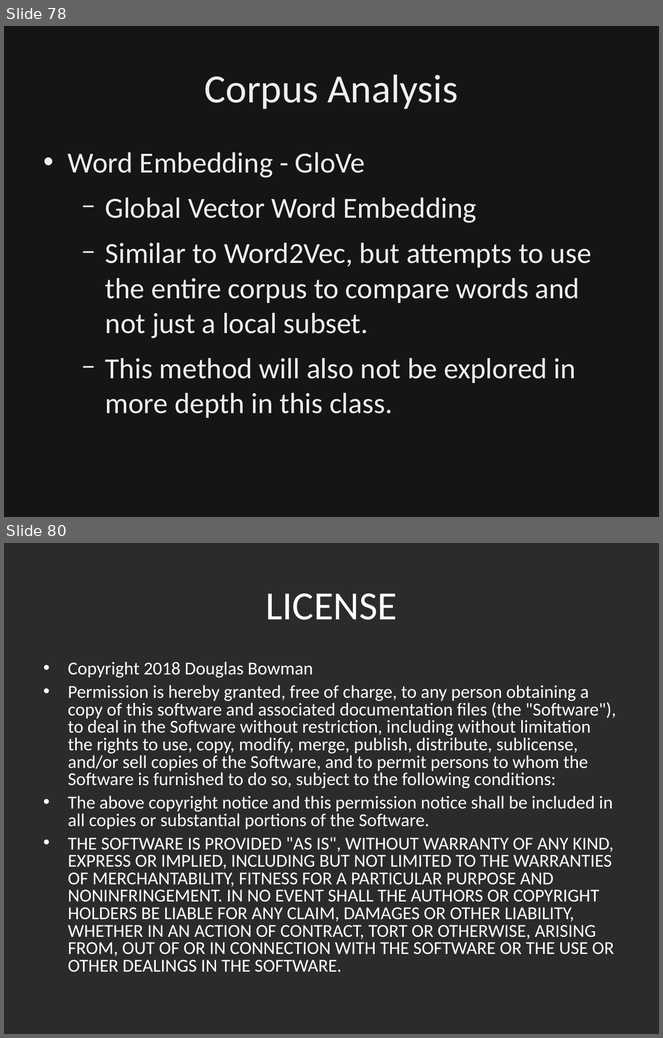
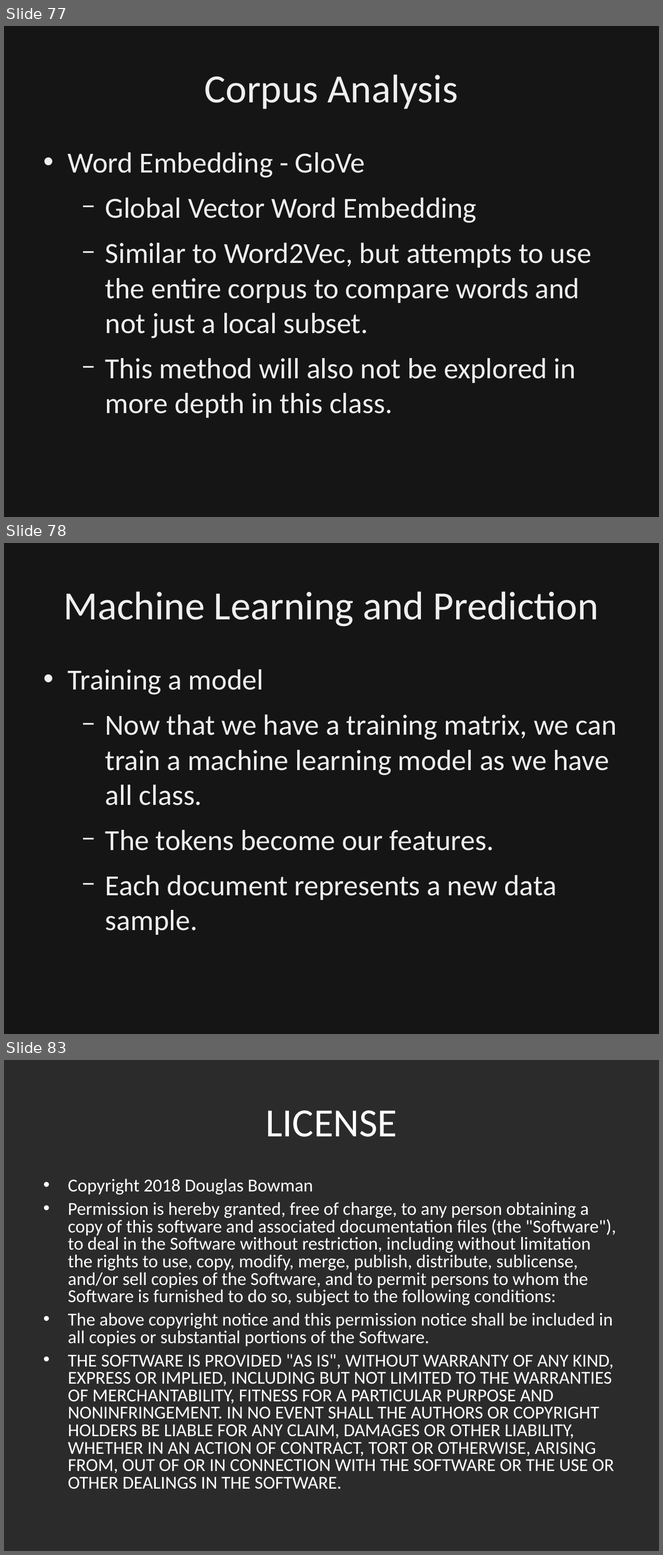
Before and after one commit to dbowmans46/PracticalProgramming, a slide deck: Session 7 - Python/Instructional Material/Session 7 - Python Brief Intro to NLP.odp. Shown one above the other, each under a label of ours: slides 78 and 80 before the commit, slides 77, 78 and 83 after it; the slides between them are not shown. The pictures are 663x1038 and 663x1555 pixels, drawn with LibreOffice and Linux fonts; fonts in the diff are those of the drawing; background and template pictures are left out; a plain dark background stands for a picture behind light text. Boxes give left, top, right and bottom in pixels: in the first picture for what was removed or moved away, otherwise in the second. Text is boxed around its words. In the diff, an @@ line names an element or a change of style, - is before the commit and + after.

Commit message:
Added slides and code to show how to utilize the TF-IDF data to train a machine learning model.

```diff
--- a/Session 7 - Python/Instructional Material/Session 7 - Python Brief Intro to NLP.odp
+++ b/Session 7 - Python/Instructional Material/Session 7 - Python Brief Intro to NLP.odp
@@ slide 78 added at (4, 543, 659, 1034), background picture (left out) @@
@@ rectangle added at (4, 543, 659, 1034), fill #000000 at 50% opacity, outline #000000 0 pt @@
@@ title added at (63, 591, 598, 627), 44 pt, text #EFEFEF @@
+Machine Learning and Prediction
@@ text added at (68, 669, 617, 935), 32 pt, text #EFEFEF @@
+• Training a model
+  − Now that we have a training matrix, we can train a machine learning model as we have all class.
+  − The tokens become our features.
+  − Each document represents a new data sample.
@@ what was slide 78 is now slide 77 @@
@@ what was slide 80 is now slide 83 @@
```
Also in this commit, not shown: 4 other slides added, 2 slides removed, 1 other file.
